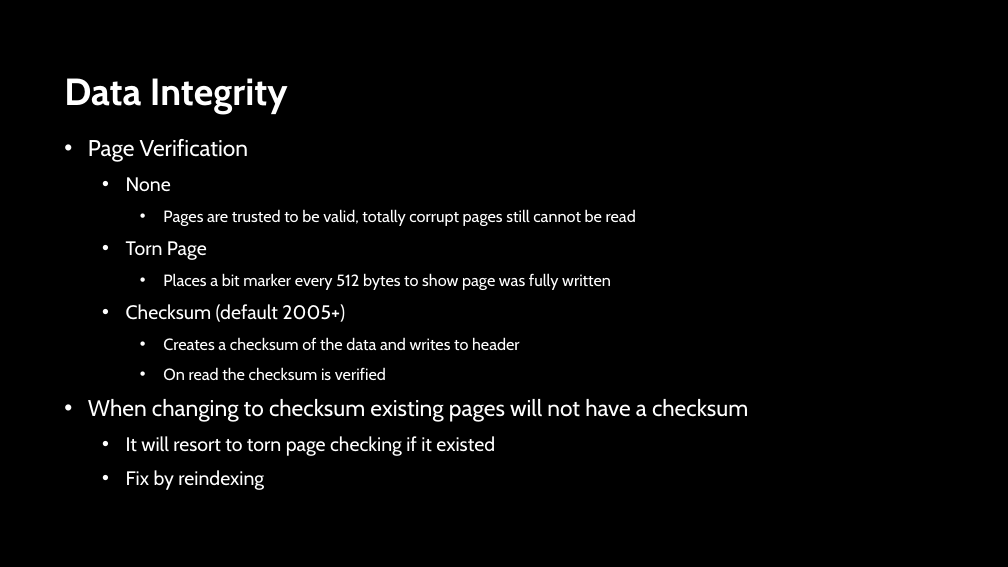
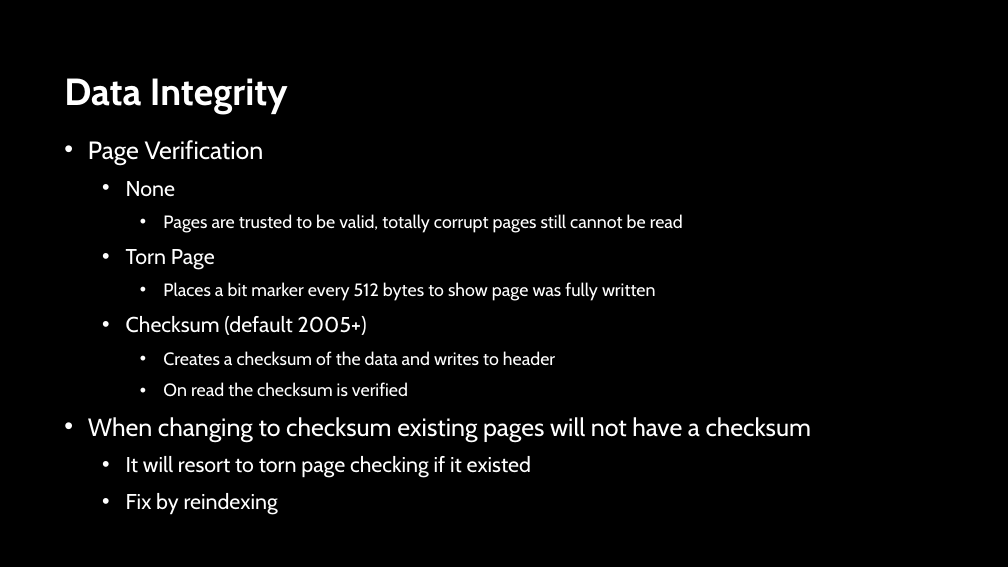
Before and after one commit to sabinio/SQLTraining, a slide deck: slide 36 of Slides/1. Logging.pptx (slide 38 before the commit). Drawn at 1008x567 pixels with LibreOffice and Linux fonts; fonts in the diff are those of the drawing; background and template pictures are left out. Boxes give left, top, right and bottom in pixels: in the first picture for what was removed or moved away, otherwise in the second. Text is boxed around its words. In the diff, an @@ line names an element or a change of style, - is before the commit and + after.

```diff
--- a/Slides/1. Logging.pptx
+++ b/Slides/1. Logging.pptx
@@ text "Page Verification" at (88,140,812,478): size 21.7 to 23.8 pt in "Page Verification", "When changing to checksum existing pages will ..."; size 18.6 to 20.4 pt in "None", "Torn Page", "Checksum (default 2005+)", "It will resort to torn page checking ..." and 1 more places; size 15.5 to 17 pt in "Pages are trusted to be valid, totally ...", "Places a bit marker every 512 bytes ...", "Creates a checksum of the data and ...", "On read the checksum is verified" @@
```
Also in this commit, not shown: 3 other slides changed, 1 slide added, 3 slides removed.
